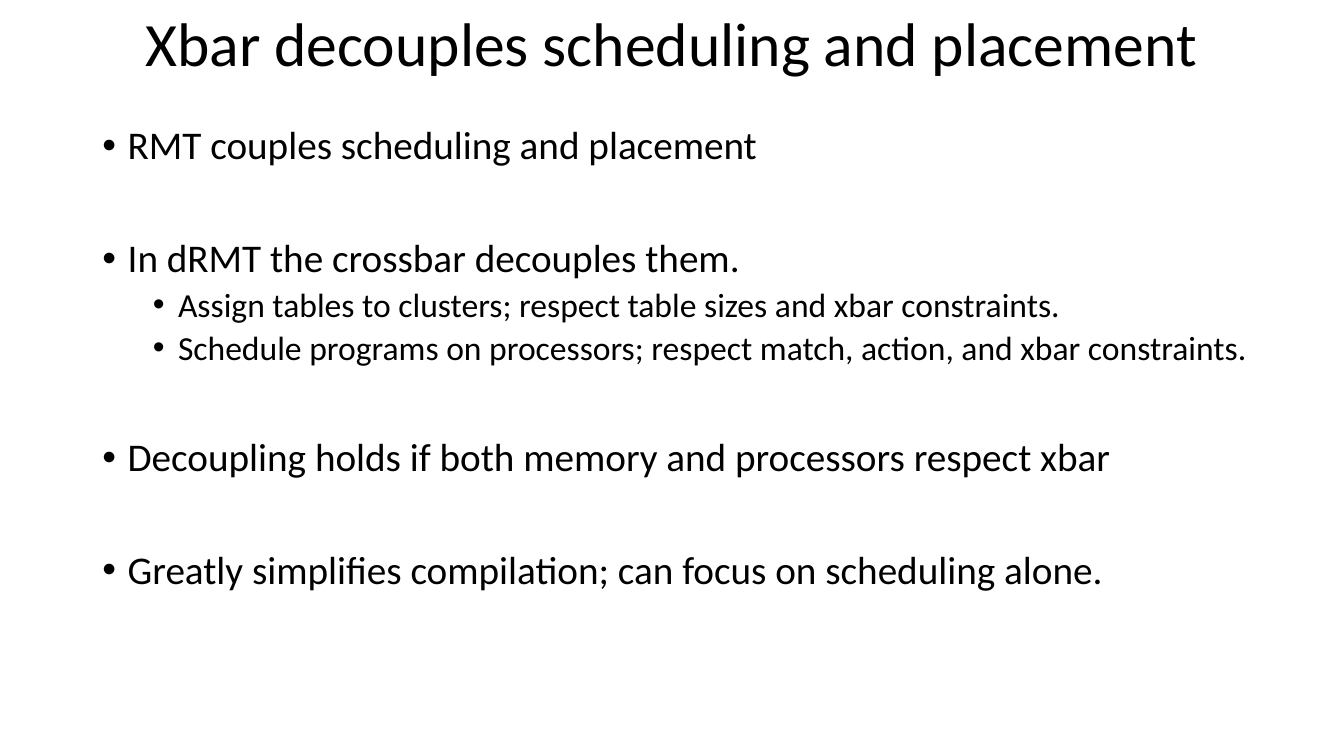
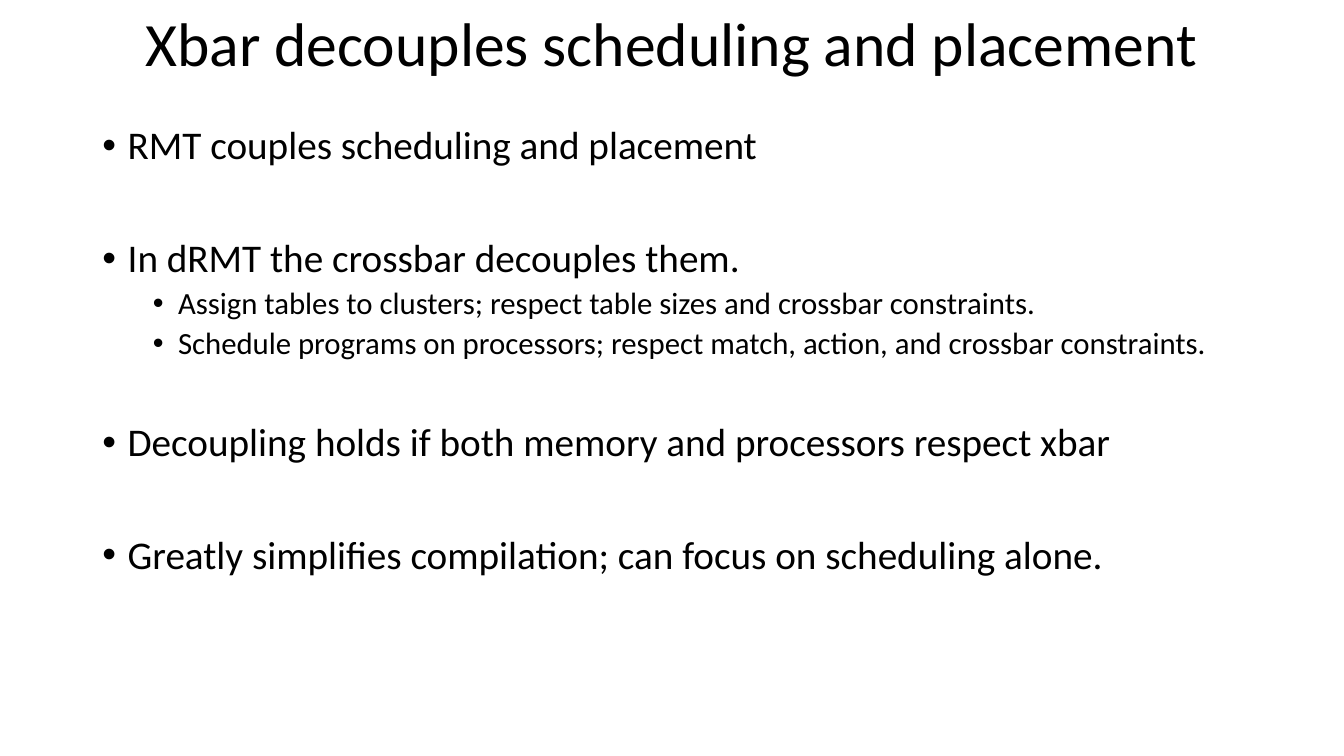
Before and after one commit to anirudhSK/drmt_talk, a slide deck: slide 13 of drmt_sigcomm.pptx. Drawn at 1344x756 pixels with LibreOffice and Linux fonts; fonts in the diff are those of the drawing. Boxes give left, top, right and bottom in pixels: in the first picture for what was removed or moved away, otherwise in the second. Text is boxed around its words. In the diff, an @@ line names an element or a change of style, - is before the commit and + after.

```diff
--- a/drmt_sigcomm.pptx
+++ b/drmt_sigcomm.pptx
@@ text at (178,292,1206,360): text changed; size 24 to 22 pt @@
-  • Assign tables to clusters; respect table sizes and xbar constraints.
-  • Schedule programs on processors; respect match, action, and xbar constraints.
+  • Assign tables to clusters; respect table sizes and crossbar constraints.
+  • Schedule programs on processors; respect match, action, and crossbar constraints.
```
Also in this commit, not shown: 20 other slides changed.
